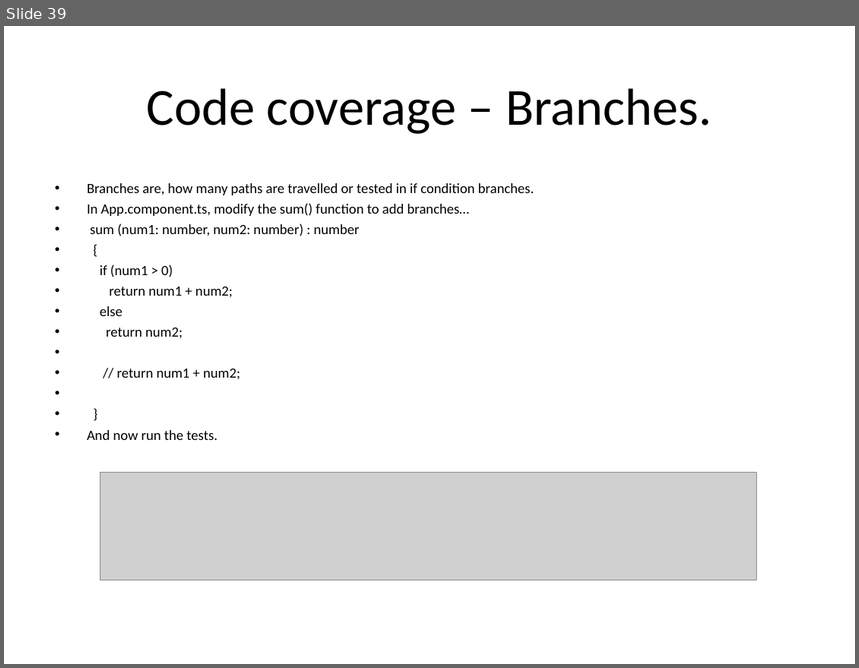
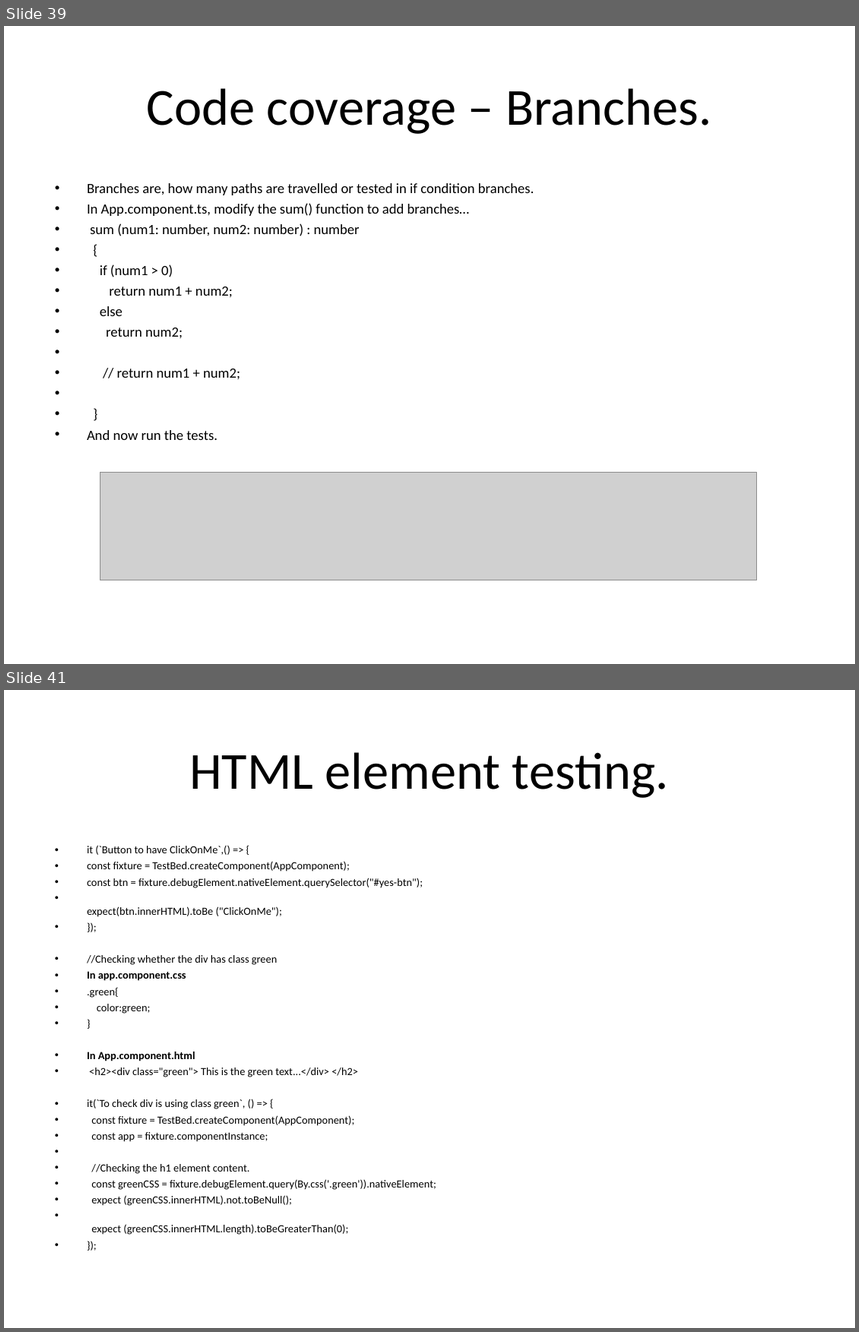
Before and after one commit to kcharankumar/DBS_Charan, a slide deck: Angular/Angular.ppt. Shown one above the other, each under a label of ours: slide 39 before the commit, slides 39 and 41 after it; the slides between them are not shown. The pictures are 859x668 and 859x1332 pixels, drawn with LibreOffice and Linux fonts; fonts in the diff are those of the drawing; grey boxes stand for pictures. Boxes give left, top, right and bottom in pixels: in the first picture for what was removed or moved away, otherwise in the second. Text is boxed around its words. In the diff, an @@ line names an element or a change of style, - is before the commit and + after.

```diff
--- a/Angular/Angular.ppt
+++ b/Angular/Angular.ppt
@@ slide 41 added at box(4, 690, 855, 1328), background #FFFFFF @@
@@ title added at box(189, 752, 669, 798), 44 pt, text #000000 @@
+HTML element testing.
@@ text added at box(87, 845, 436, 1235), 9.2 pt, text #000000 @@
+• it (`Button to have ClickOnMe`,() => {
+• const fixture = TestBed.createComponent(AppComponent);
+• const btn = fixture.debugElement.nativeElement.querySelector("#yes-btn");
+• expect(btn.innerHTML).toBe ("ClickOnMe");
+• });
+• //Checking whether the div has class green
+• In app.component.css
+• .green{
+• color:green;
+• }
+• In App.component.html
+• <h2><div class="green"> This is the green text...</div> </h2>
+• it(`To check div is using class green`, () => {
+• const fixture = TestBed.createComponent(AppComponent);
+• const app = fixture.componentInstance;
+• //Checking the h1 element content.
+• const greenCSS = fixture.debugElement.query(By.css('.green')).nativeElement;
+• expect (greenCSS.innerHTML).not.toBeNull();
+• expect (greenCSS.innerHTML.length).toBeGreaterThan(0);
+• });
```
Also in this commit, not shown: 1 other slide added.
